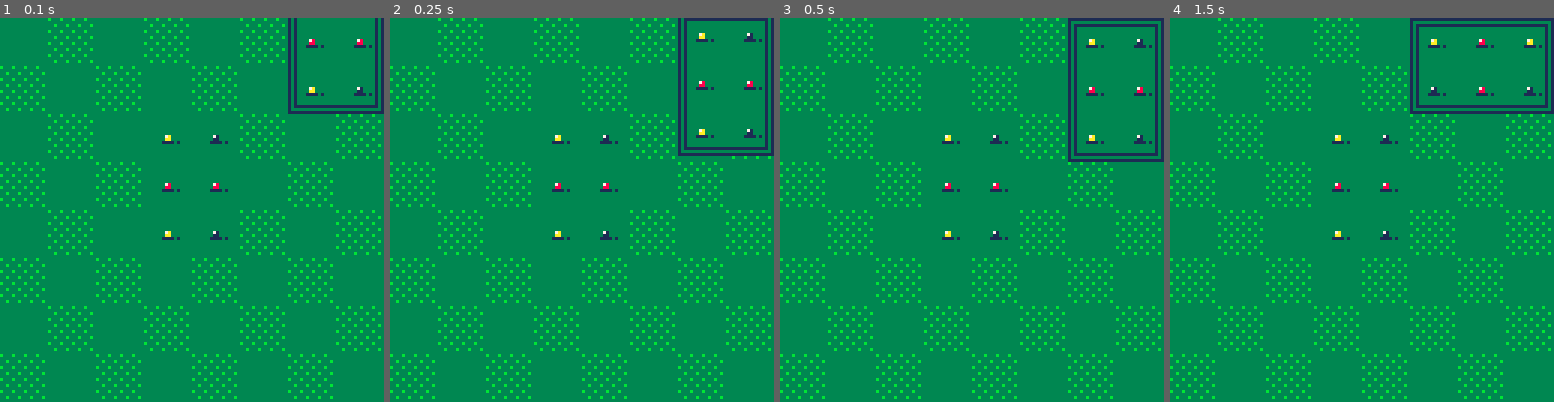
Above: before the commit, frames 1-4 (left to right).
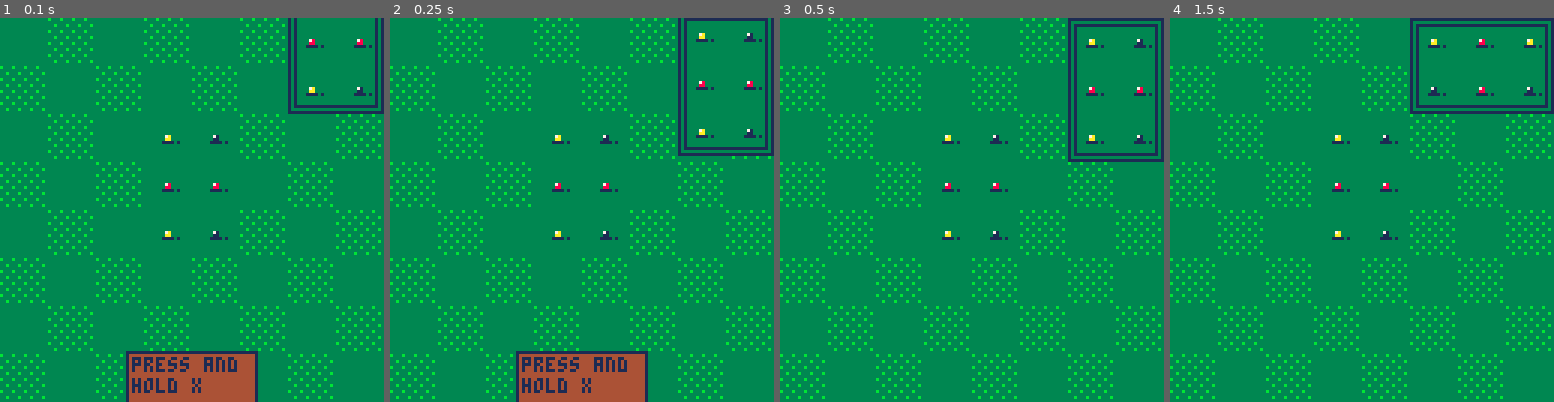
Above: after the commit, the same moments.

Repository: shen-sat/orchard
Game: PICO-8 cartridge game.p8
Two runs of this game, one before a commit and one after it. Both use one fixed random seed, a clock stepped at 60 frames per second and the inputs below.
Inputs:
- Up to frame 1 (0.1 s): no input
- Up to frame 2 (0.25 s): no input
- Up to frame 3 (0.5 s): tap X (X key) at 0.33 s
- Up to frame 4 (1.5 s): tap O (Z key) at 0.7 s; tap X (X key) at 1.07 s

The runs differ from the first frame. In frame 1, 4.6% of the frame differs, in the area x 32-68%, y 86-100%; in frame 2, 4.6%; in frame 3, nothing differs; in frame 4, nothing differs.

Commit message:
Beginnings of notoce board, create is_game_over function

Diff:
--- a/game.p8
+++ b/game.p8
@@ -28,6 +28,43 @@
   #include card_slide_manager.lua
   #include z_button.lua
   #include pause_screen.lua
+
+  notice_board = {
+    x0 = 64 - 22,
+    y0 = 128 - 17,
+    width = 22 * 2,
+    height = 17,
+    inner_col = 4,
+    outer_col = 1,
+    x1 = function(self)
+      return calculate_x1(self.x0,self.width)
+    end,
+    y1 = function(self)
+      return calculate_y1(self.y0,self.height)
+    end,
+    show = true,
+    start_text = {'press and','hold x'},
+    end_text = {'press x to','continue'},
+    text = function(self)
+      if is_game_over() then
+        return self.end_text
+      else
+        return self.start_text
+      end
+    end,
+    draw = function(self)
+      if not self.show then return end
+
+      rectfill(self.x0,self.y0,self:x1(),self:y1(),self.inner_col)
+      rect(self.x0,self.y0,self:x1(),self:y1(),self.outer_col)
+      line(self.x0 + 1,self:y1(),self:x1() - 1,self:y1(),self.inner_col)
+      local counter = 0
+      for line in all(self:text()) do
+        print(line,self.x0 + 2,self.y0 + 2 + counter,self.outer_col)
+        counter += 7
+      end
+    end
+  }
   selected_card:place_starting_card()
 end
 
@@ -54,6 +91,8 @@
   end
   selected_card:draw()
   pause_screen:draw()
+  notice_board:draw()
+
   -- print('hello there',cam.x0,cam.y0,7)
   -- print(z_button.is_just_released,cam.x0,cam.y0 + 7,7)
 end
--- a/pause_screen.lua
+++ b/pause_screen.lua
@@ -36,6 +36,7 @@
   update = function(self)
     if btn(5) then
       self.show = true
+      if notice_board.show then notice_board.show = false end
     else
       self.show = false
     end
--- a/selected_card.lua
+++ b/selected_card.lua
@@ -103,7 +103,7 @@
         end
       end
 
-      if deck:count() < 1 then return game_over() end -- game over
+      if is_game_over() then return game_over() end -- game over
 
       local next_card = copy_table(deck.cards[1])
       self.card = next_card
--- a/shared_functions.lua
+++ b/shared_functions.lua
@@ -68,3 +68,7 @@
 
   return new_table
 end
+
+function is_game_over()
+  return deck:count() < 1
+end
